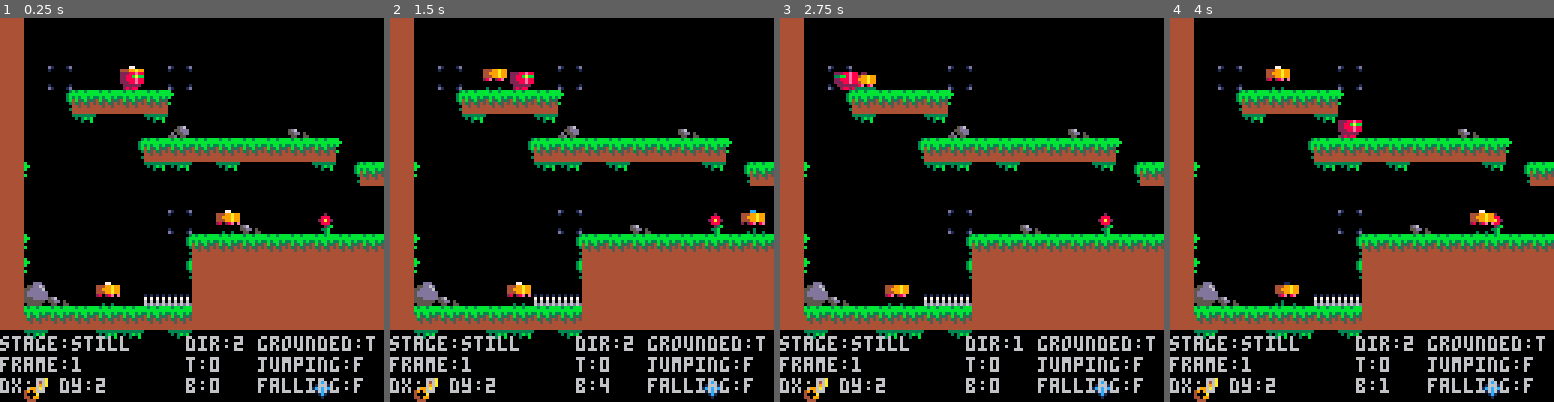
Above: before the commit, frames 1-4 (left to right).
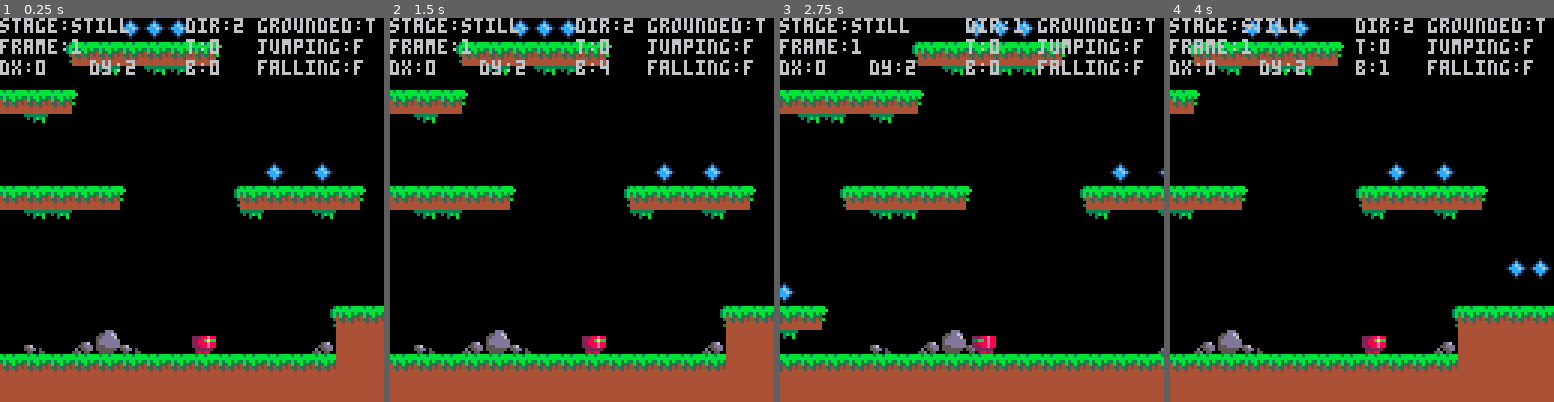
Above: after the commit, the same moments.

Repository: neilpopham/pico8
Game: PICO-8 cartridge tests/create_item.p8
Same seed, same stepped clock (60 frames per second), same inputs: the game is played once before the commit and once after it.
Inputs:
- Up to frame 1 (0.25 s): no input
- Up to frame 2 (1.5 s): tap O (Z key) at 0.33, 0.7, 1.43 s; tap X (X key) at 1.07 s
- Up to frame 3 (2.75 s): hold Left 1.97-2.37 s; tap X (X key) at 2.07, 2.4, 2.73 s; tap O (Z key) at 2.22 s; hold Down from 2.42 s (still down)
- Up to frame 4 (4 s): release Down at 2.82 s; hold Right 2.87-3.53 s; tap X (X key) at 3.07, 3.4, 3.73 s; tap O (Z key) at 3.1, 3.98 s; hold Up from 3.58 s (still down)

The runs differ from the first frame. In frame 1, 54% of the frame differs, in the area x 0-100%, y 0-100%; in frame 2, 54%; in frame 3, 52%; in frame 4, 52%.

Commit message:
New convert.php script and start of new map

Diff:
--- a/tests/create_item.p8
+++ b/tests/create_item.p8
@@ -75,15 +75,15 @@
   local x local y
   if self.x<64 then
    x=0
-  elseif self.x>1024 then
-   x=900
+  elseif self.x>448 then
+   x=384
   else
    x=self.x-64
   end
   if self.y<64 then
    y=0
-  elseif self.y>1024 then
-   y=900
+  elseif self.y>192 then
+   y=128
   else
    y=self.y-64
   end
@@ -299,7 +299,7 @@
 end
 
 function _init()
- p=create_controllable_item(40,0,0.1,-1.75)
+ p=create_controllable_item(120,232,0.1,-1.75)
  p.anim:add_stage("still",1,false,{6},{12})
  p.anim:add_stage("walk",5,true,{1,2,3,4,5,6},{7,8,9,10,11,12})
  p.anim:add_stage("jump",1,false,{1},{7})
@@ -335,42 +335,40 @@
   end
  end
 
---[[
  waters={{64,32},{72,32},{80,32}}
  for i,water in pairs(waters) do
   waters[i]=create_moveable_item(water[1],water[2],0,0)
   waters[i].anim:add_stage("still",5,true,{44,45,46,47},{})
   waters[i].anim:init("still",dir.left)
  end
-]]
-
-  -- dump fget data to an array format that can be used in tic-80 code
+
+ -- dump fget data to an array format that can be used in tic-80 code
  d="" for s=0,127 do d=d..fget(s).."," end printh(d,"@clip")
 end
 
 function _update60()
  p:update()
- for _,enemy in pairs(enemies) do enemy:update() end
+ --for _,enemy in pairs(enemies) do enemy:update() end
 end
 
 function _draw()
  cls()
  p:camera()
  map(0,0)
- for _,enemy in pairs(enemies) do enemy:draw() end
+ --for _,enemy in pairs(enemies) do enemy:draw() end
  --for _,water in pairs(waters) do water:draw() end
  p:draw()
  camera(0,0)
 
- print("stage:"..p.anim.current.stage,0,106)
- print("dir:"..p.anim.current.face,62,106)
- print("frame:"..p.anim.current.frame,0,113)
- print("t:"..p.anim.current.tick,62,113)
- print("b:"..p.btn.tick,62,120)
- print("dx:"..p.dx,0,120) print("dy:"..p.dy,20,120)
- print("grounded:"..(p.is.grounded and "t" or "f"),86,106)
- print("jumping:"..(p.is.jumping and "t" or "f"),86,113)
- print("falling:"..(p.is.falling and "t" or "f"),86,120)
+ print("stage:"..p.anim.current.stage,0,0)
+ print("dir:"..p.anim.current.face,62,0)
+ print("frame:"..p.anim.current.frame,0,7)
+ print("t:"..p.anim.current.tick,62,7)
+ print("b:"..p.btn.tick,62,14)
+ print("dx:"..p.dx,0,14) print("dy:"..p.dy,30,14)
+ print("grounded:"..(p.is.grounded and "t" or "f"),86,0)
+ print("jumping:"..(p.is.jumping and "t" or "f"),86,7)
+ print("falling:"..(p.is.falling and "t" or "f"),86,14)
 end
 
 __gfx__
@@ -420,29 +418,35 @@
 0000000000000000000000000000000000000000000000000000000000000000000000000000000000000000000000000100000000000003010000000400000000000000000000000000000000000000000000000000000000000000000000000000000000000000000000000000000000000000000000000000000000000000
 0000000000000000000000000000000000000000000000000000000000000000000000000000000000000000000000000000000000000000000000000000000000000000000000000000000000000000000000000000000000000000000000000000000000000000000000000000000000000000000000000000000000000000
 __map__
-3700000000000000000000000000000000000000000000000000000000000000000000000037000000000000000000000000000000000000000000000000000000000000000000000000000000000000000000000000000000000000000000000000000000000000000000000000000000000000000000000000000000000000
-3700000000000000000000000000000000313030303030303030320000000031303030303037000000000000000000000000000000000000000000000000000000000000000000000000000000000000000000000000000000000000000000000000000000000000000000000000000000000000000000000000000000000000
-37003c000000003c000000000000000000000033003333000033000000000000330033333337000000000000000000000000000000000000000000000000000000000000000000000000000000000000000000000000000000000000000000000000000000000000000000000000000000000000000000000000000000000000
-3700313030303032000000000000000000000000000000000000000000000000000000000037000000000000000000000000000000000000000000000000000000000000000000000000000000000000000000000000000000000000000000000000000000000000000000000000000000000000000000000000000000000000
-370000330000333a000000003900000000000000000000000000313030303032000000000037000000000000000000000000000000000000000000000000000000000000000000000000000000000000000000000000000000000000000000000000000000000000000000000000000000000000000000000000000000000000
-37000000003130303030303030303200003d0000000000000000003300003300000036000037000000000000000000000000000000000000000000000000000000000000000000000000000000000000000000000000000000000000000000000000000000000000000000000000000000000000000000000000000000000000
-373200000000333300330000003331303030303200393a39003a390000000000003130303037000000000000000000000000000000000000000000000000000000000000000000000000000000000000000000000000000000000000000000000000000000000000000000000000000000000000000000000000000000000000
-3700000000000000000000000000000033000031303030303030303231303030303037373737000000000000000000000000000000000000000000000000000000000000000000000000000000000000000000000000000000000000000000000000000000000000000000000000000000000000000000000000000000000000
-370000000000003c000039000035000000000034373737373737370000373737373737373737000000000000000000000000000000000000000000000000000000000000000000000000000000000000000000000000000000000000000000000000000000000000000000000000000000000000000000000000000000000000
-3732000000000031303030303030303030303030373737373737370031373737373737373737000000000000000000000000000000000000000000000000000000000000000000000000000000000000000000000000000000000000000000000000000000000000000000000000000000000000000000000000000000000000
-3732000000000031373737373737373737373737373737373737370000373737373737373737000000000000000000000000000000000000000000000000000000000000000000000000000000000000000000000000000000000000000000000000000000000000000000000000000000000000000000000000000000000000
-3738390000003b3b373737373737373737373737373737373737373200373737373737373737000000000000000000000000000000000000000000000000000000000000000000000000000000000000000000000000000000000000000000000000000000000000000000000000000000000000000000000000000000000000
-3730303030303030373737373737373737373737373737373737370000373737373737373737000000000000000000000000000000000000000000000000000000000000000000000000000000000000000000000000000000000000000000000000000000000000000000000000000000000000000000000000000000000000
-0033000033330033000000000000000000000000000000000000000000000000000000000000000000000000000000000000000000000000000000000000000000000000000000000000000000000000000000000000000000000000000000000000000000000000000000000000000000000000000000000000000000000000
-000000000000000000000000000000000000000000003e3e3e00000000000000000000000000000000000000000000000000000000000000000000000000000000000000000000000000000000000000000000000000000000000000000000000000000000000000000000000000000000000000000000000000000000000000
-003600000000000000000000003e000000000000000000000000000000000000000000000000000000000000000000000000000000000000000000000000000000000000000000000000000000000000000000000000000000000000000000000000000000000000000000000000000000000000000000000000000000000000
-3030303030303030303030303030303030303030303030303030303030302f2f2f2f2f300000000000000000000000000000000000000000000000000000000000000000000000000000000000000000000000000000000000000000000000000000000000000000000000000000000000000000000000000000000000000000
-3737373737373737373737373737373737373737373737373737373737373737373737370000000000000000000000000000000000000000000000000000000000000000000000000000000000000000000000000000000000000000000000000000000000000000000000000000000000000000000000000000000000000000
-3737373737373737373737373737370037373700000000000000000000000000000000370000000000000000000000000000000000000000000000000000000000000000000000000000000000000000000000000000000000000000000000000000000000000000000000000000000000000000000000000000000000000000
-3737373737373737373737373737370000000000000000000000000000000000000000370000000000000000000000000000000000000000000000000000000000000000000000000000000000000000000000000000000000000000000000000000000000000000000000000000000000000000000000000000000000000000
-3737373737373737373737373737370000000000000000000000000000000000000000370000000000000000000000000000000000000000000000000000000000000000000000000000000000000000000000000000000000000000000000000000000000000000000000000000000000000000000000000000000000000000
-3737373737373737373737373737370000000000000000000000000000000000000000370000000000000000000000000000000000000000000000000000000000000000000000000000000000000000000000000000000000000000000000000000000000000000000000000000000000000000000000000000000000000000
-3737373737373737373737373737370000000000000000000000000000000000000000370000000000000000000000000000000000000000000000000000000000000000000000000000000000000000000000000000000000000000000000000000000000000000000000000000000000000000000000000000000000000000
-3737373737373737373737373737370000000000000000000037373737373737373737370000000000000000000000000000000000000000000000000000000000000000000000000000000000000000000000000000000000000000000000000000000000000000000000000000000000000000000000000000000000000000
-3737373737373737373737373737373737373737373737373737373737373737373737370000000000000000000000000000000000000000000000000000000000000000000000000000000000000000000000000000000000000000000000000000000000000000000000000000000000000000000000000000000000000000
-0000000037000000000000000000000000373700000000000000000000000000000000000000000000000000000000000000000000000000000000000000000000000000000000000000000000000000000000000000000000000000000000000000000000000000000000000000000000000000000000000000000000000000
+3737373737373737373737373737373737373737373737373737373737373737373737373737373737373737373737373737373737373737373737373737373700000000000000000000000000000000000000000000000000000000000000000000000000000000000000000000000000000000000000000000000000000000
+3700000000000000000000000000000000000000000000000000000000000000000000000000000000000000000000000000000000000000000000000000003700000000000000000000000000000000000000000000000000000000000000000000000000000000000000000000000000000000000000000000000000000000
+37003e0000000000000000000000003e00000000000000000000000000000000000000000000000000000000000000000000000000000000000000000000003700000000000000000000000000000000000000000000000000000000000000000000000000000000000000000000000000000000000000000000000000000000
+3730303200000000000000000000313030320000000000000000000000000000000000000000000000000000000000000000000000000000000000000000003700000000000000000000000000000000000000000000000000000000000000000000000000000000000000000000000000000000000000000000000000000000
+3733000000000000000000000000003300000000000000000000000000000000000000000000000000000000000000000000000000000000000000000000003700000000000000000000000000000000000000000000000000000000000000000000000000000000000000000000000000000000000000000000000000000000
+3700000000000000000000000000000000000000000000000000000000000000000000000000000000000000000000000000000000000000000000000000003700000000000000000000000000000000000000000000000000000000000000000000000000000000000000000000000000000000000000000000000000000000
+3700000000313030303030320000000000000000000000000000000000000000000000000000000000000000000000000000000000000000000000000000003700000000000000000000000000000000000000000000000000000000000000000000000000000000000000000000000000000000000000000000000000000000
+3700000000000033000033000031303030303200000000000000000000000000000000000000000000000000000000000000000000000000000000000000003700000000000000000000000000000000000000000000000000000000000000000000000000000000000000000000000000000000000000000000000000000000
+3731303030320000000000000000330033000000000000000000000000000000000000000000000000000000000000000000000000000000000000000000003700000000000000000000000000000000000000000000000000000000000000000000000000000000000000000000000000000000000000000000000000000000
+3700003300000000000000000000000000000000000000000000000000000000000000000000000000000000000000000000000000000000000000000000003700000000000000000000000000000000000000000000000000000000000000000000000000000000000000000000000000000000000000000000000000000000
+3700000000000000313030303030303030320000000000000000000000000000000000000000000000000000000000000000000000000000000000000000003700000000000000000000000000000000000000000000000000000000000000000000000000000000000000000000000000000000000000000000000000000000
+373e000000000000000033000033003333000000000000000000000000000000000000000000000000003030303200000000000000000000000000000000003700000000000000000000000000000000000000000000000000000000000000000000000000000000000000000000000000000000000000000000000000000000
+37000000000000000000000000000000000000000000000000000000000000000000000000000000000033000000000000000000000000000000000000003e3700000000000000000000000000000000000000000000000000000000000000000000000000000000000000000000000000000000000000000000000000000000
+373e000000000000000000000000000000000000000000000000000000000000000000000000000000000000000000000000003e00000000000031303030303700000000000000000000000000000000000000000000000000000000000000000000000000000000000000000000000000000000000000000000000000000000
+3730303200000000313030303200313030303032000000000000000000000000000000000000000000000000000000003130303030320000000000330000333700000000000000000000000000000000000000000000000000000000000000000000000000000000000000000000000000000000000000000000000000000000
+3700330000000000000000330000003300003300000000000000000000000000000000000000000000000000000000000000330000000000000000000000003700000000000000000000000000000000000000000000000000000000000000000000000000000000000000000000000000000000000000000000000000000000
+3700000000000000000000003e3e3e0000000000000000000000000000000000000000000000000000000000000000000000000000000000000000000000003700000000000000000000000000000000000000000000000000000000000000000000000000000000000000000000000000000000000000000000000000000000
+3700000000000000003130303030303032000000000000000000000000000000000000000000000000313030303030303030303030320000313030320000003700000000000000000000000000000000000000000000000000000000000000000000000000000000000000000000000000000000000000000000000000000000
+3700000000000000000000330033330000000000000000000000000000000000000000000000000000003300330033330000330033000000003300000000003700000000000000000000000000000000000000000000000000000000000000000000000000000000000000000000000000000000000000000000000000000000
+3700313030303030303032000000000000000000000000000000000000000000000000000000000000000000000000000000000000000000000000000000003700000000000000000000000000000000000000000000000000000000000000000000000000000000000000000000000000000000000000000000000000000000
+370000330033330033000000000000000000000000000000000000000000000000000000000000000000000000000000000000000000000000000000003e003700000000000000000000000000000000000000000000000000000000000000000000000000000000000000000000000000000000000000000000000000000000
+3700000000000000000000000000000000000000000000000000000000000000000000000000000000000000000000000000000000000000000031303030303700000000000000000000000000000000000000000000000000000000000000000000000000000000000000000000000000000000000000000000000000000000
+37003e0000000000000000000000000000003e003e0000000000000000000000000000000000000000000000000000003130303030320000000000330000333700000000000000000000000000000000000000000000000000000000000000000000000000000000000000000000000000000000000000000000000000000000
+3730303032003130303030303200000031303030303032000000003130303030320000000000000000003130303032000000003300000000000000000000003700000000000000000000000000000000000000000000000000000000000000000000000000000000000000000000000000000000000000000000000000000000
+373300330000000033330000000000000033000033000000000000000033330000000000003e3e3e00000033003300000000000000000000000000000000003700000000000000000000000000000000000000000000000000000000000000000000000000000000000000000000000000000000000000000000000000000000
+3700000000000000000000000000000000000000000000000000000000000000000000313030303030320000000000000000003130303030303200000000003700000000000000000000000000000000000000000000000000000000000000000000000000000000000000000000000000000000000000000000000000000000
+37000000000000000000000000000000000000000000003e3e3e3e0000000000000000000000330000000000000000000000000000330033330000000000003700000000000000000000000000000000000000000000000000000000000000000000000000000000000000000000000000000000000000000000000000000000
+370000003e000000000000000000000000000000000000000000000000000000000000000000000000000000000000313030303032000000000031303030303700000000000000000000000000000000000000000000000000000000000000000000000000000000000000000000000000000000000000000000000000000000
+3700313030303200000000000000000000000000313030303030303030323900000000000000000000000000000000003300330000000000000000000033333700000000000000000000000000000000000000000000000000000000000000000000000000000000000000000000000000000000000000000000000000000000
+370000003300000039003a3839000000000000003a3737373737373737303030323a3900380000000000000000000000000000000000003900000039003a383700000000000000000000000000000000000000000000000000000000000000000000000000000000000000000000000000000000000000000000000000000000
+3730303030303030303030303030303030303030303737373737373737373737303030303030303030303030303030303030303030303030303030303030303700000000000000000000000000000000000000000000000000000000000000000000000000000000000000000000000000000000000000000000000000000000
+3737373737373737373737373737373737373737373737373737373737373737373737373737373737373737373737373737373737373737373737373737373700000000000000000000000000000000000000000000000000000000000000000000000000000000000000000000000000000000000000000000000000000000
Not shown, added: tests/convert.php
